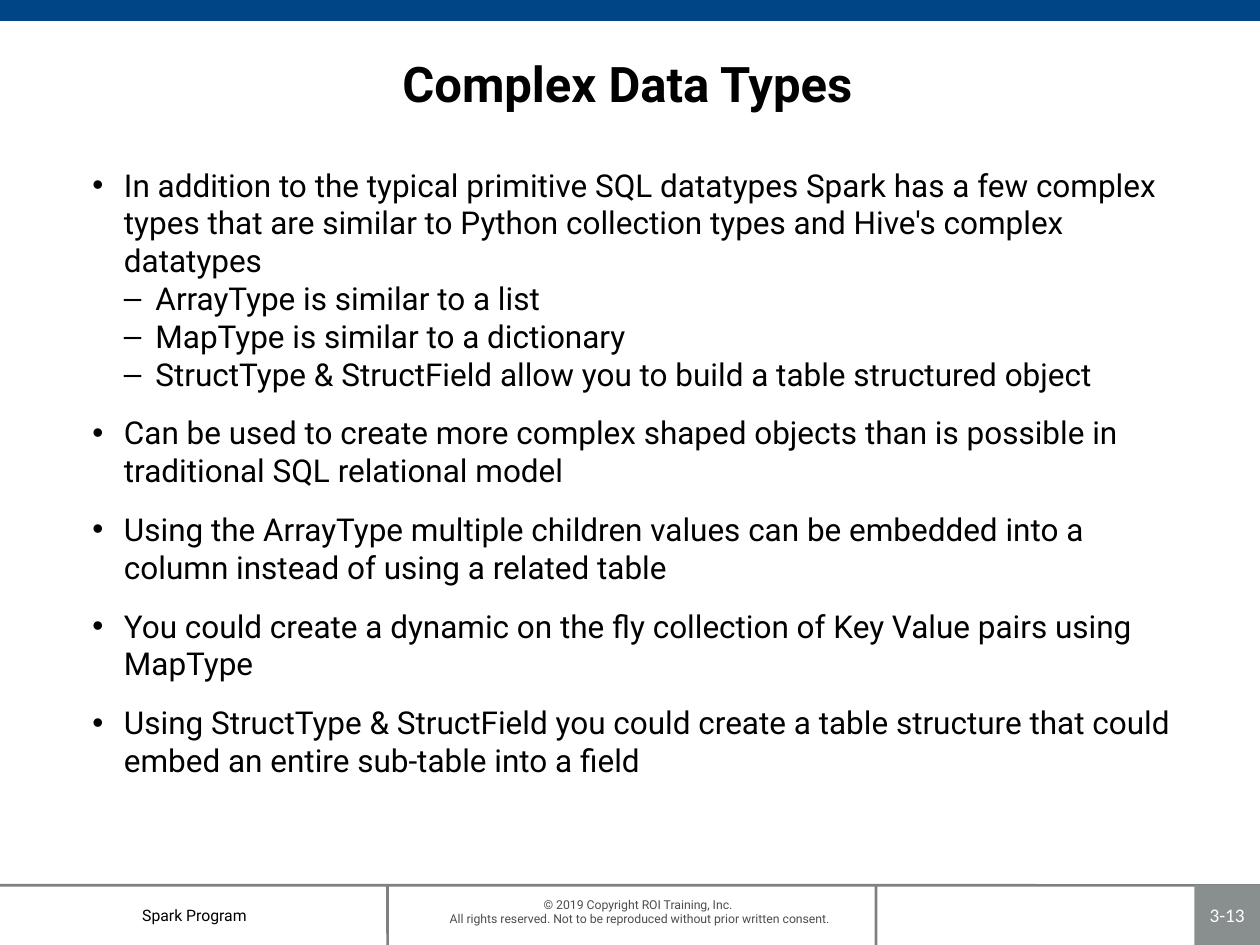
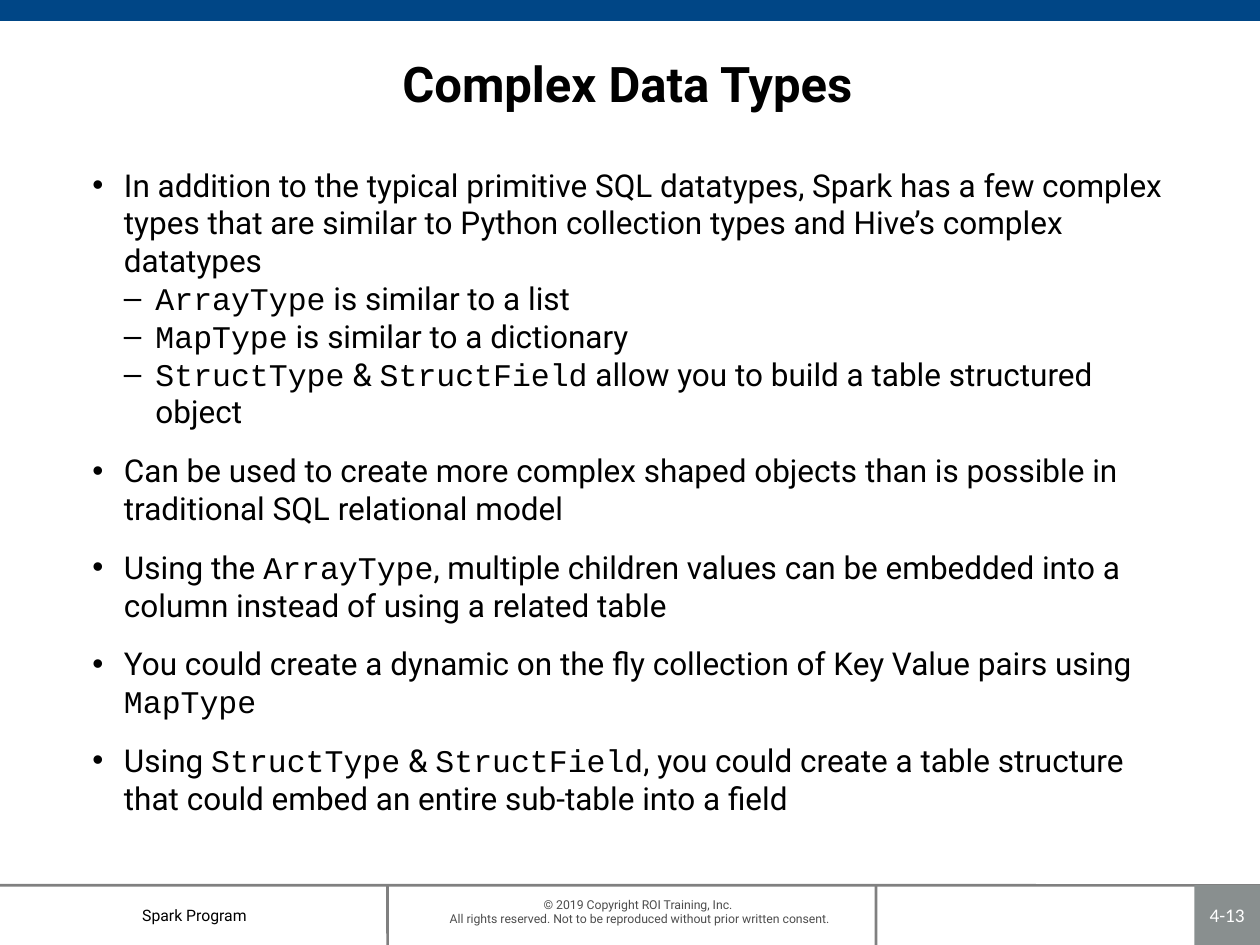
Before and after one commit to roitraining/SparkProgram, a slide deck: slide 13 of Day3/Ch04_SparkSQL.pptx. Drawn at 1260x945 pixels with LibreOffice and Linux fonts; fonts in the diff are those of the drawing; background and template pictures are left out. Boxes give left, top, right and bottom in pixels: in the first picture for what was removed or moved away, otherwise in the second. Text is boxed around its words. In the diff, an @@ line names an element or a change of style, - is before the commit and + after.

```diff
--- a/Day3/Ch04_SparkSQL.pptx
+++ b/Day3/Ch04_SparkSQL.pptx
@@ text at box(124, 173, 1162, 279): text changed @@
-• In addition to the typical primitive SQL datatypes Spark has a few complex types that are similar to Python collection types and Hive's complex datatypes
+• In addition to the typical primitive SQL datatypes, Spark has a few complex types that are similar to Python collection types and Hive’s complex datatypes
@@ text at box(124, 286, 1131, 720): font Roboto to Courier New in "ArrayType", "MapType", "StructType StructField", "MapType" @@
@@ text at box(124, 555, 1120, 624): text changed @@
-• Using the ArrayType multiple children values can be embedded into a column instead of using a related table
+• Using the ArrayType, multiple children values can be embedded into a column instead of using a related table
@@ text at box(124, 748, 1124, 811): text changed @@
-• Using StructType & StructField you could create a table structure that could embed an entire sub-table into a field
+• Using StructType & StructField, you could create a table structure that could embed an entire sub-table into a field
@@ page number at box(1210, 909, 1245, 922): text changed @@
-3-13
+4-13
```
Also in this commit, not shown: 17 other slides changed, 1 other file.
